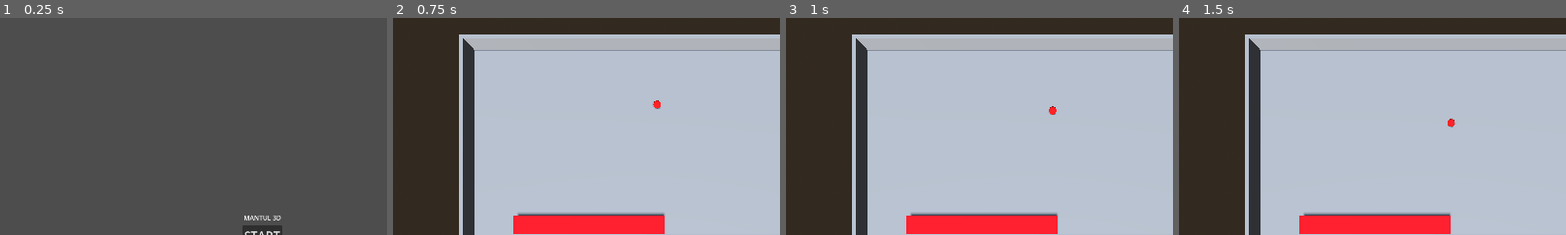
Above: before the commit, frames 1-4 (left to right).
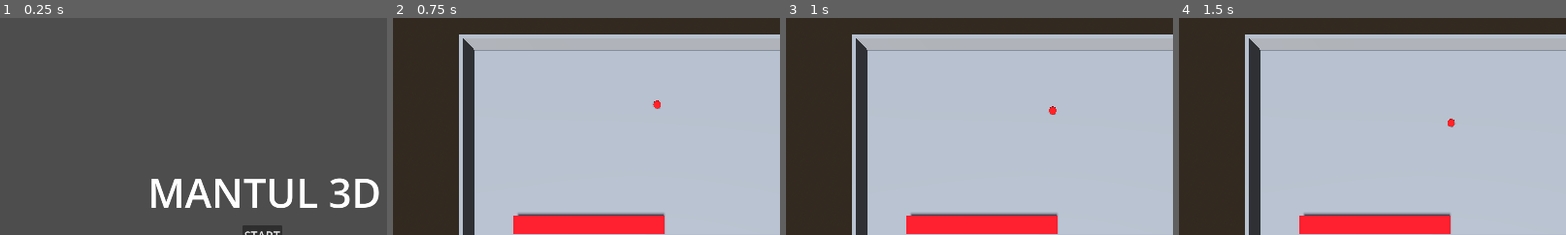
Above: after the commit, the same moments.

Repository: quickblack1/Mantul3D
Game: Godot game, scene res://tscn/start.tscn
Two runs of this game, one before a commit and one after it. Both use one fixed random seed, a clock stepped at 60 frames per second and the inputs below.
Inputs:
- Up to frame 1 (0.25 s): no input
- Up to frame 2 (0.75 s): click "START" at 0.5 s
- Up to frame 3 (1 s): no input
- Up to frame 4 (1.5 s): click "Add Blue Ball" at 1.25 s
The pictures show only the part of the screen within x 16-66%, y 0-50%; the shares and areas given below are measured in that part.

The runs differ from the first frame. In frame 1, 3.3% of the frame differs, in the area x 39-98%, y 73-94%; in frame 2, nothing differs; in frame 3, nothing differs; in frame 4, nothing differs.

Commit message:
Mantul3D

Diff:
--- a/tscn/main.gd
+++ b/tscn/main.gd
@@ -5,6 +5,7 @@
 var paused : bool = false
 var bolaBiru = preload("res://tscn/blue_ball.tscn")
 var bolaMerah = preload("res://tscn/red_ball.tscn")
+var windowMode
 
 @onready var numBlueBoxLabel = $Control/BlueLabel/BlueScore
 @onready var numRedBoxLabel = $Control/RedLabel/RedScore
@@ -16,6 +17,7 @@
 #@onready var mob = $Boxes/BlueBox
 #@onready var mob2 = $Boxes/RedBox
 @onready var pauseLabel = $Control2
+@onready var fullscreenBtn = $Control2/Fullscreen
 
 # Called when the node enters the scene tree for the first time.
 func _ready():
@@ -28,6 +30,8 @@
 	blueBall.squashed.connect($Control._on_Mob_squashed)
 	redBall.squashed2.connect($Control._on_Mob_squashed2)
 	#control.sPauseGame.connect(pause_game)
+
+	windowMode = "windowed"
 
 # Called every frame. 'delta' is the elapsed time since the previous frame.
 func _process(_delta):
@@ -101,3 +105,24 @@
 		#paused = true
 		#get_tree().reload_current_scene()
 		#print(get_tree().paused)
+
+
+func _on_replay_pressed():
+	get_tree().paused = false
+	get_tree().reload_current_scene()
+
+
+func _on_quit_pressed():
+	get_tree().quit()
+
+
+func _on_fullscreen_pressed():
+	if windowMode == "windowed":
+		DisplayServer.window_set_mode(DisplayServer.WINDOW_MODE_FULLSCREEN)
+		windowMode = "fullscreen"
+		fullscreenBtn.text = "Exit Fullscreen"
+
+	elif windowMode == "fullscreen":
+		DisplayServer.window_set_mode(DisplayServer.WINDOW_MODE_WINDOWED)
+		windowMode = "windowed"
+		fullscreenBtn.text = "Fullscreen"
--- a/tscn/main.tscn
+++ b/tscn/main.tscn
@@ -186,7 +186,7 @@
 offset_bottom = 29.0
 grow_horizontal = 2
 grow_vertical = 2
-theme_override_colors/font_color = Color(0, 0, 0, 1)
+theme_override_colors/font_color = Color(1, 1, 1, 1)
 theme_override_font_sizes/font_size = 30
 horizontal_alignment = 1
 vertical_alignment = 1
@@ -205,6 +205,7 @@
 offset_bottom = 79.5
 grow_horizontal = 2
 grow_vertical = 2
+color = Color(0, 0, 0, 1)
 script = ExtResource("6_um1cj")
 
 [node name="PlayAgainButton" type="Button" parent="Control/ColorRect"]
@@ -213,6 +214,7 @@
 offset_top = 107.5
 offset_right = 205.5
 offset_bottom = 138.5
+theme_override_colors/font_color = Color(1, 1, 1, 1)
 text = "Play Again"
 
 [node name="Boxes" type="Node3D" parent="."]
@@ -290,16 +292,17 @@
 grow_vertical = 2
 
 [node name="ColorRect" type="ColorRect" parent="Control2"]
-layout_mode = 1
-anchors_preset = 8
-anchor_left = 0.5
-anchor_top = 0.5
-anchor_right = 0.5
-anchor_bottom = 0.5
-offset_left = -85.0
-offset_top = -52.0
-offset_right = 85.0
-offset_bottom = 52.0
+z_index = -1
+layout_mode = 1
+anchors_preset = 8
+anchor_left = 0.5
+anchor_top = 0.5
+anchor_right = 0.5
+anchor_bottom = 0.5
+offset_left = -166.5
+offset_top = -130.0
+offset_right = 166.5
+offset_bottom = 130.0
 grow_horizontal = 2
 grow_vertical = 2
 color = Color(0, 0, 0, 1)
@@ -311,14 +314,59 @@
 anchor_top = 0.5
 anchor_right = 0.5
 anchor_bottom = 0.5
-offset_left = -58.0
-offset_top = -21.0
-offset_right = 58.0
-offset_bottom = 21.0
+offset_left = -97.0
+offset_top = -103.0
+offset_right = 103.0
+offset_bottom = -61.0
 grow_horizontal = 2
 grow_vertical = 2
 theme_override_font_sizes/font_size = 30
-text = "PAUSED"
+text = "== PAUSED =="
+
+[node name="Quit" type="Button" parent="Control2"]
+layout_mode = 1
+anchors_preset = 8
+anchor_left = 0.5
+anchor_top = 0.5
+anchor_right = 0.5
+anchor_bottom = 0.5
+offset_left = -19.0
+offset_top = 67.0
+offset_right = 23.0
+offset_bottom = 98.0
+grow_horizontal = 2
+grow_vertical = 2
+text = "Quit"
+
+[node name="Replay" type="Button" parent="Control2"]
+layout_mode = 1
+anchors_preset = 8
+anchor_left = 0.5
+anchor_top = 0.5
+anchor_right = 0.5
+anchor_bottom = 0.5
+offset_left = -30.0
+offset_top = -15.5
+offset_right = 30.0
+offset_bottom = 15.5
+grow_horizontal = 2
+grow_vertical = 2
+text = "Replay"
+
+[node name="Fullscreen" type="Button" parent="Control2"]
+layout_mode = 1
+anchors_preset = 8
+anchor_left = 0.5
+anchor_top = 0.5
+anchor_right = 0.5
+anchor_bottom = 0.5
+offset_left = -42.0
+offset_top = 26.0
+offset_right = 45.0
+offset_bottom = 57.0
+grow_horizontal = 2
+grow_vertical = 2
+text = "Fullscreen"
 
 [node name="HSlider" type="HSlider" parent="."]
 visible = false
@@ -330,3 +378,6 @@
 [connection signal="pressed" from="Control/ColorRect/PlayAgainButton" to="." method="_on_play_again_button_pressed"]
 [connection signal="pressed" from="Button" to="." method="_on_button_pressed"]
 [connection signal="pressed" from="Button2" to="." method="_on_button_2_pressed"]
+[connection signal="pressed" from="Control2/Quit" to="." method="_on_quit_pressed"]
+[connection signal="pressed" from="Control2/Replay" to="." method="_on_replay_pressed"]
+[connection signal="pressed" from="Control2/Fullscreen" to="." method="_on_fullscreen_pressed"]
--- a/tscn/start.tscn
+++ b/tscn/start.tscn
@@ -37,12 +37,13 @@
 anchor_top = 0.5
 anchor_right = 0.5
 anchor_bottom = 0.5
-offset_left = -20.0
-offset_top = -56.0
-offset_right = 20.0
-offset_bottom = -33.0
+offset_left = -284.0
+offset_top = -176.0
+offset_right = 293.0
+offset_bottom = -39.0
 grow_horizontal = 2
 grow_vertical = 2
+theme_override_font_sizes/font_size = 100
 text = "MANTUL 3D"
 
 [connection signal="pressed" from="Control/Button" to="Control/Button" method="_on_pressed"]
